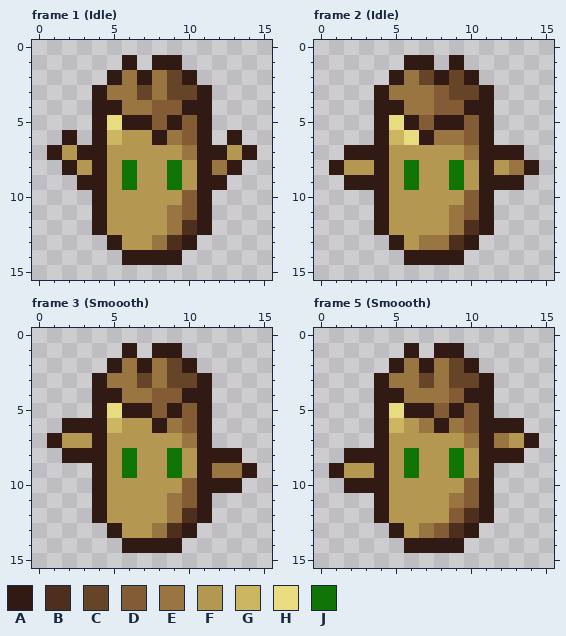
Two versions of one pixel-art file, _Data/Gameplay/Doll_Wood.aseprite. This is how it looked before the edit.
16x16 pixels, 7 frames. Colours within 5 levels of each other are drawn and written as one. Shown: frame 1 (Idle), frame 2 (Idle), frame 3 (Smoooth), frame 5 (Smoooth). The commit also changed other frames, which this record leaves out.
Palette (. is transparent): A #311a14  B #4e2e1d  C #664428  D #835b35  E #997542  F #b49751  G #ccb661  H #e9db7f  J #117406
Pixels before, frame 1 (Idle), first column x 1:
 1 .....A.AA.....
 2 ....AEAECA....
 3 ...AEECECCA...
 4 ...AAEEDDAA...
 5 ...AHAADADA...
 6 .A.AGFFAEDA.A.
 7 AFAAFFFFFEAAFA
 8 .AFAFJFFJFAEA.
 9 ..AAFJFFJFAA..
10 ...AFFFFFDA...
11 ...AFFFFEDA...
12 ...AFFFFEBA...
13 ....AFFEBA....
14 .....AAAA.....
Pixels before, frame 2 (Idle), first column x 1:
 1 .....AA.A.....
 2 ....AECACA....
 3 ...AEEEDCCA...
 4 ...AAEEDDAA...
 5 ...AHADAADA...
 6 ...AGHAEEDA...
 7 .AAAFFFFFEAAA.
 8 AFFAFJFFJFAFEA
 9 .AAAFJFFJFAAA.
10 ...AFFFFFDA...
11 ...AFFFFEDA...
12 ...AFFFFEBA...
13 ....AFEEBA....
14 .....AAAA.....
Pixels before, frame 3 (Smoooth), first column x 1:
 1 .....A.AA.....
 2 ....AEAECA....
 3 ...AEECECCA...
 4 ...AAEEDDAA...
 5 ...AHAADADA...
 6 .AAAGFFAEDA...
 7 AFFAFFFFFEA...
 8 .AAAFJFFJFAAA.
 9 ...AFJFFJFAEEA
10 ...AFFFFFDAAA.
11 ...AFFFFEDA...
12 ...AFFFFEBA...
13 ....AFFEBA....
14 .....AAAA.....
Pixels before, frame 5 (Smoooth), first column x 1:
 1 .....A.AA.....
 2 ....AEAECA....
 3 ...AEECECCA...
 4 ...AAEEEDAA...
 5 ...AHAADADA...
 6 ...AGFEAEDAAA.
 7 ...AFFFFFEAEFA
 8 .AAAFJFFJFAAA.
 9 AFFAFJFFJFA...
10 .AAAFFFFFDA...
11 ...AFFFFEDA...
12 ...AFFFFDBA...
13 ....AFEDBA....
14 .....AAAA.....
New version:
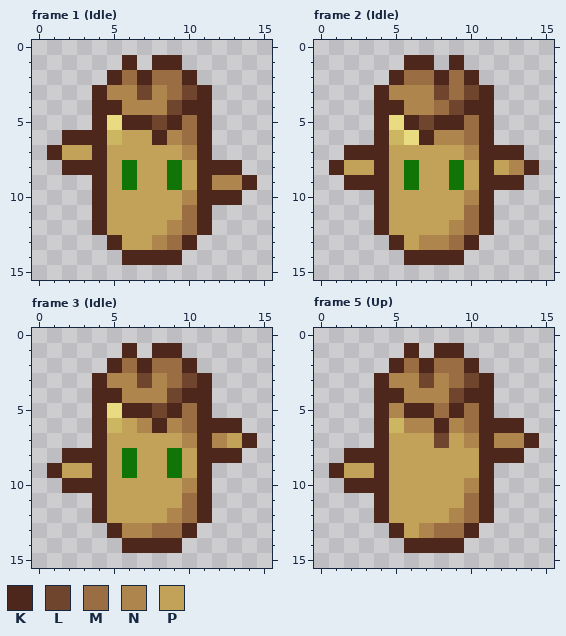
Colours new in this view: K #4d271c  L #70452d  M #9a6d43  N #ae864d  P #c1a258
Edits made:
Changed rows in their new state; - is an unchanged pixel.
Frame 1 (Idle), layer "Layer 1":
first column x 1:
 1 -----K-KK-----
 2 ----KMKMMK----
 3 ---KNNLNMLK---
 4 ---KKNNNLKK---
 5 ---K-KKLKMK---
 6 -KKK-PPKNMK-.-
 7 KPPKPPPPPNK...
 8 -KKKP-PP-PKKK-
 9 --.KP-PP-PKNNK
10 ---KPPPPPNKKK-
11 ---KPPPPPMK---
12 ---KPPPPNMK---
13 ----KPPNMK----
14 -----KKKK-----
Frame 2 (Idle), layer "Layer 1":
first column x 1:
 1 -----KK-K-----
 2 ----KMMKMK----
 3 ---KNNNLMLK---
 4 ---KKNNMLKK---
 5 ---K-KLKKMK---
 6 ---K--KNNMK---
 7 -KKKPPPPPNKKK-
 8 KPPKP-PP-PKPNK
 9 -KKKP-PP-PKKK-
10 ---KPPPPPNK---
11 ---KPPPPPMK---
12 ---KPPPPNMK---
13 ----KPNNMK----
14 -----KKKK-----
Frame 3 (Idle), layer "Layer 1":
first column x 1:
 1 -----K-KK-----
 2 ----KMKMMK----
 3 ---KNNLNMLK---
 4 ---KKNNNLKK---
 5 ---K-KKLKMK---
 6 -..K-PNKNMKKK-
 7 ...KPPPPPNKNPK
 8 -KKKP-PP-PKKK-
 9 KPPKP-PP-PK...
10 -KKKPPPPPNK..-
11 ---KPPPPPMK---
12 ---KPPPPNMK---
13 ----KNNMMK----
14 -----KKKK-----
Frame 5 (Up), layer "Layer 1":
first column x 1:
 1 -----K-KK-----
 2 ----KMKMMK----
 3 ---KNNLNMLK---
 4 ---KKNNNLKK---
 5 ---KNKKMKMK---
 6 ---K-NNKNMKKK-
 7 ---KPPPLPNKNNK
 8 -KKKPPPPPPKKK-
 9 KPPKPPPPPPK---
10 -KKKPPPPPNK---
11 ---KPPPPPMK---
12 ---KPPPPNMK---
13 ----KPNMMK----
14 -----KKKK-----
